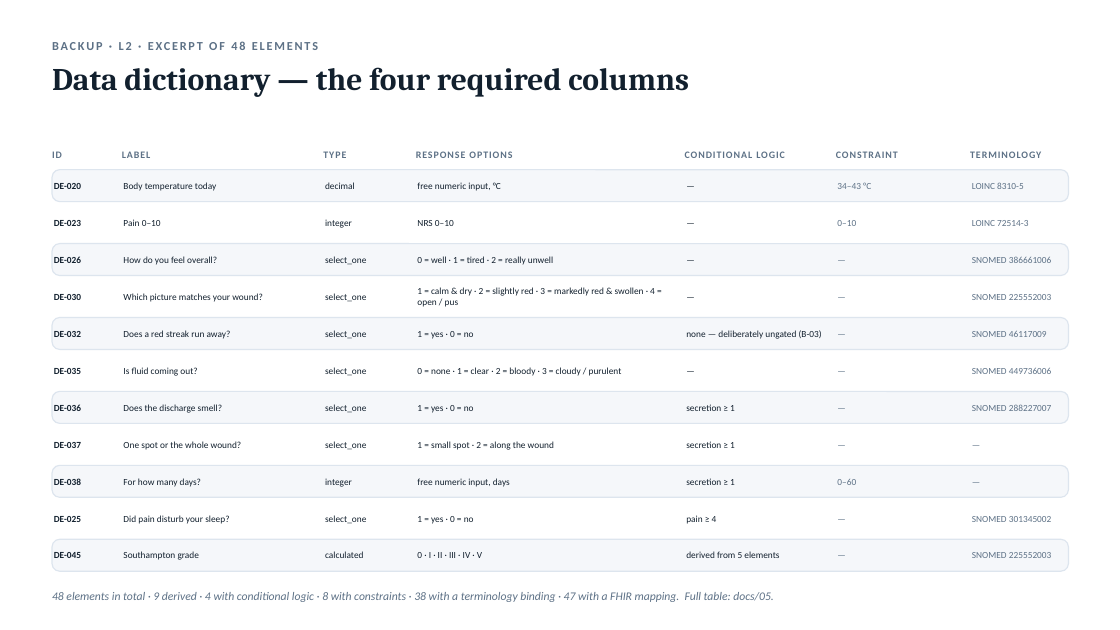
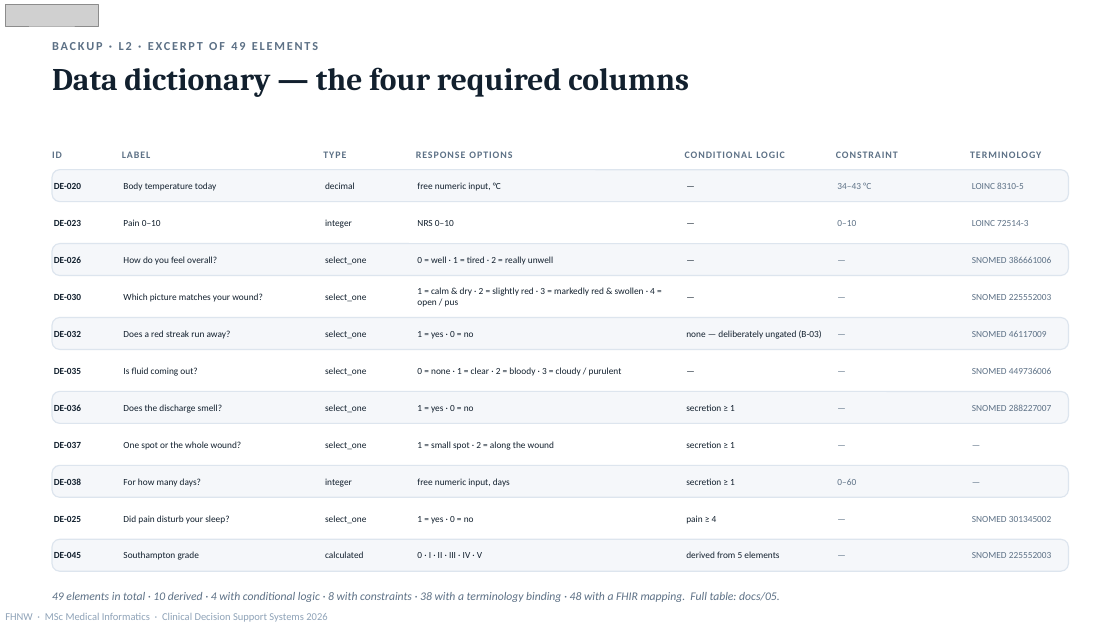
Before and after one commit to Sivanajani/smart-wound-guideline-app, a slide deck: slide 25 of submission/WundCheck_CDSS_Presentation.pptx (slide 24 before the commit). Drawn at 1120x630 pixels with LibreOffice and Linux fonts; fonts in the diff are those of the drawing; grey boxes stand for pictures. Boxes give left, top, right and bottom in pixels: in the first picture for what was removed or moved away, otherwise in the second. Text is boxed around its words. In the diff, an @@ line names an element or a change of style, - is before the commit and + after.

```diff
--- a/submission/WundCheck_CDSS_Presentation.pptx
+++ b/submission/WundCheck_CDSS_Presentation.pptx
@@ picture added at (5,4,98,26) @@
@@ text at (66,42,245,600): text changed @@
-BACKUP · L2 · EXCERPT OF 48 ELEMENTS
+BACKUP · L2 · EXCERPT OF 49 ELEMENTS
@@ text at (52,592,780,602): text changed @@
-48 elements in total · 9 derived · 4 with conditional logic · 8 with constraints · 38 with a terminology binding · 47 with a FHIR mapping. Full table: docs/05.
+49 elements in total · 10 derived · 4 with conditional logic · 8 with constraints · 38 with a terminology binding · 48 with a FHIR mapping. Full table: docs/05.
@@ text added at (5,613,327,622), 9 pt, text #8FA3B8 @@
+FHNW · MSc Medical Informatics · Clinical Decision Support Systems 2026
```
Also in this commit, not shown: 24 other slides changed, 1 slide added, 1 slide removed, 4 other files.
